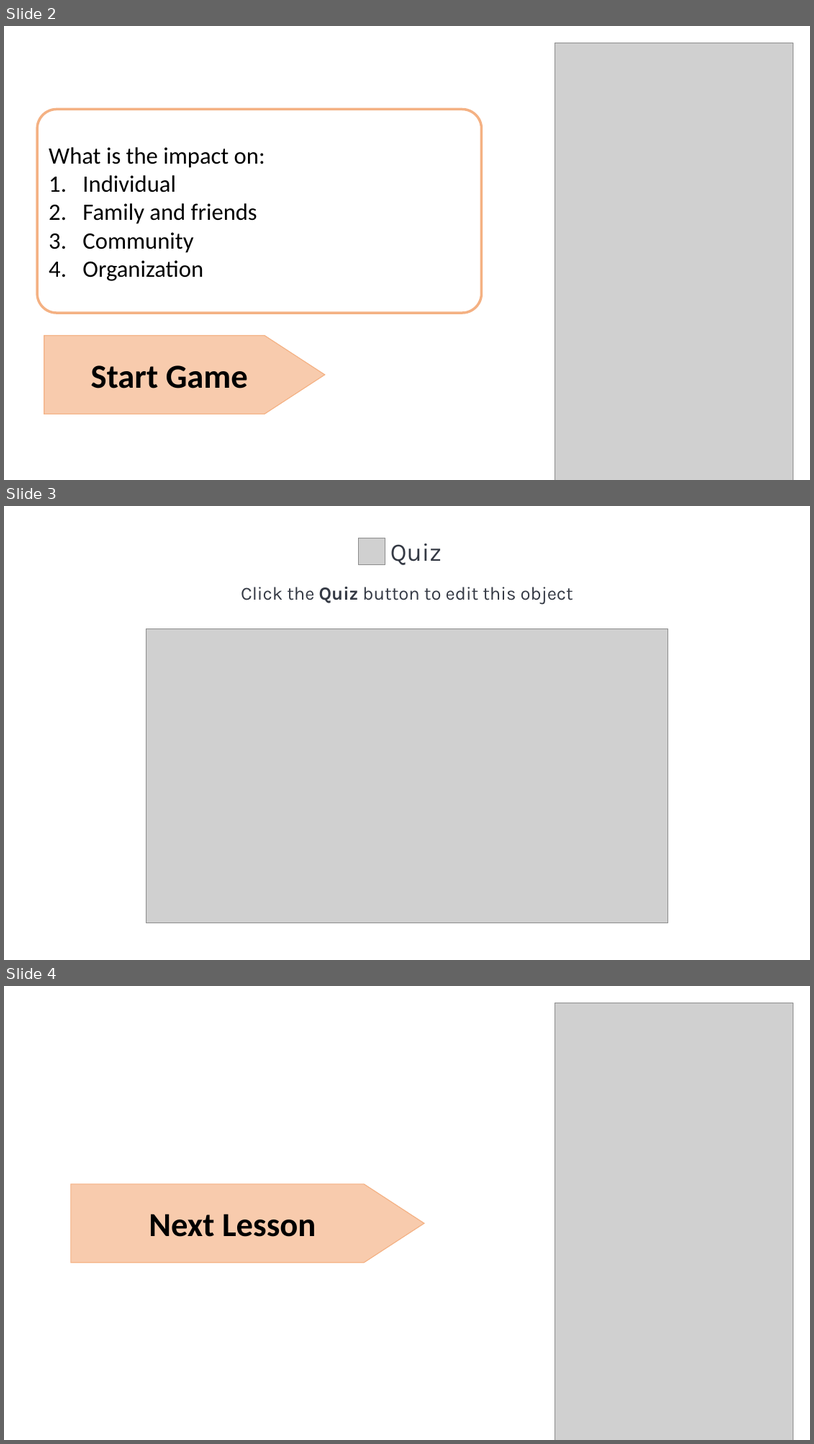
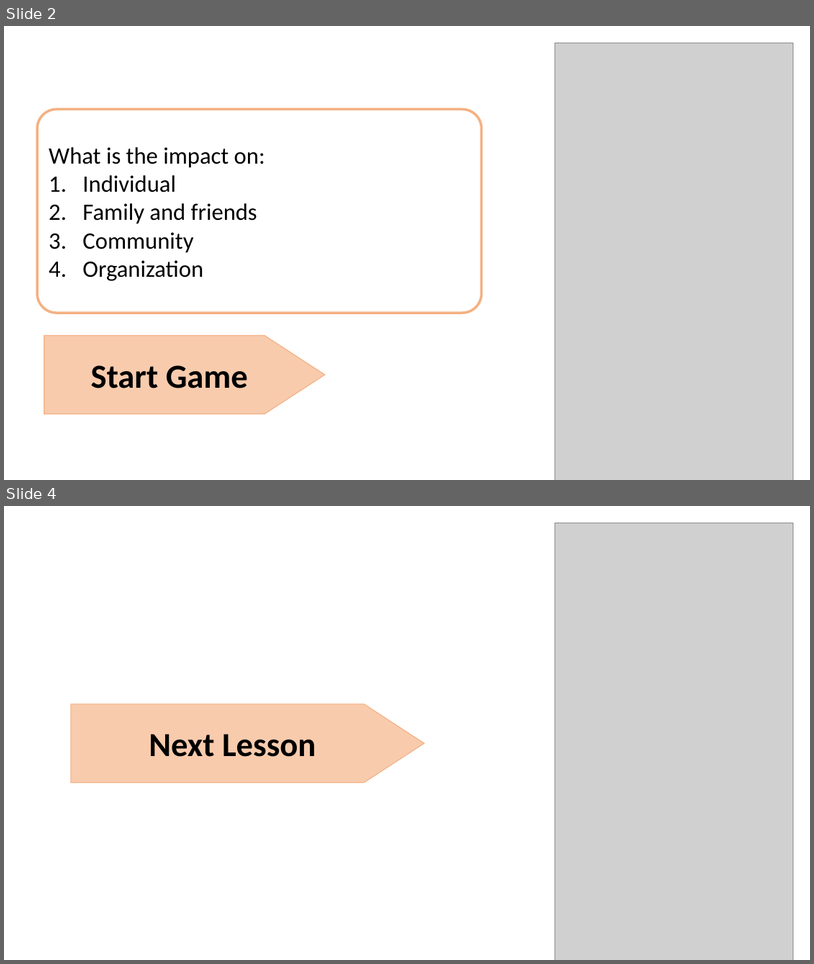
Before and after one commit to Lamasolh/Nabad, a slide deck: safeguarding/en/lessons/impact_misconduct.pptx. Shown one above the other, each under a label of ours: slides 2, 3 and 4 before the commit, slides 2 and 4 after it; the slides between them are not shown. The pictures are 814x1444 and 814x964 pixels, drawn with LibreOffice and Linux fonts; fonts in the diff are those of the drawing; grey boxes stand for pictures; background and template pictures are left out. Boxes give left, top, right and bottom in pixels: in the first picture for what was removed or moved away, otherwise in the second. Text is boxed around its words. In the diff, an @@ line names an element or a change of style, - is before the commit and + after.

```diff
--- a/safeguarding/en/lessons/impact_misconduct.pptx
+++ b/safeguarding/en/lessons/impact_misconduct.pptx
@@ slide 3 removed at (x1=4, y1=506, x2=810, y2=960), background picture (left out) @@
@@ rectangle removed at (x1=4, y1=506, x2=810, y2=960) @@
@@ picture removed at (x1=555, y1=523, x2=794, y2=960) @@
@@ picture removed at (x1=358, y1=538, x2=385, y2=565) @@
@@ text removed at (x1=391, y1=543, x2=442, y2=565) @@
-Quiz
@@ text removed at (x1=241, y1=587, x2=574, y2=604) @@
-Click the Quiz button to edit this object
@@ picture removed at (x1=146, y1=628, x2=669, y2=922) @@
```
Also in this commit, not shown: 1 slide added, 33 other files.
